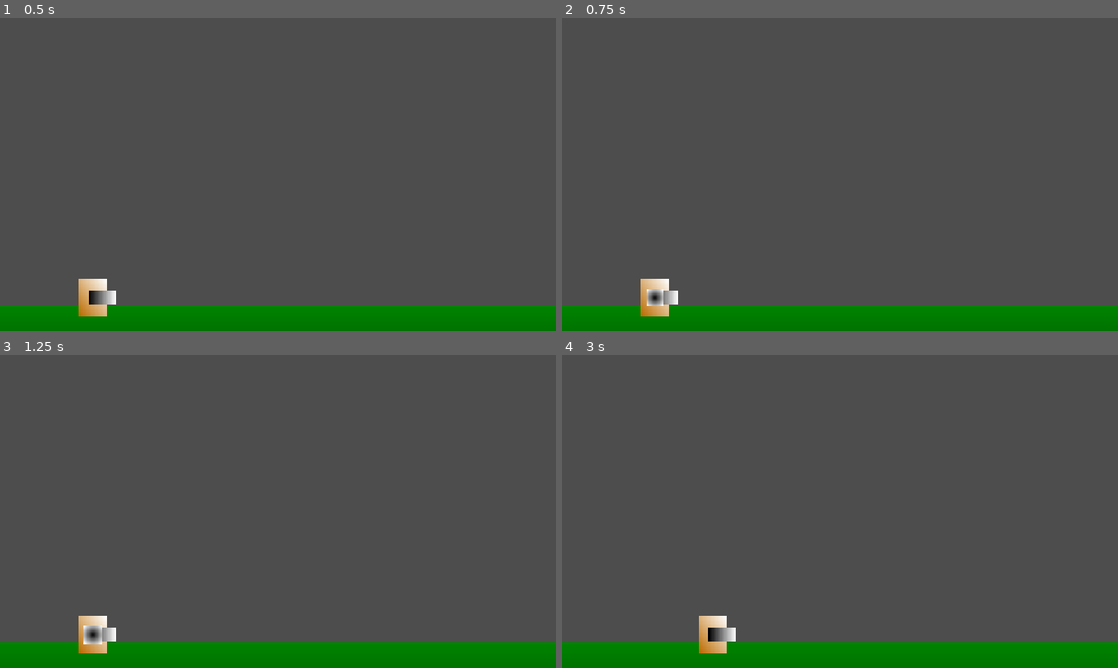
Above: before the commit, frames 1-4 (two rows, left to right).
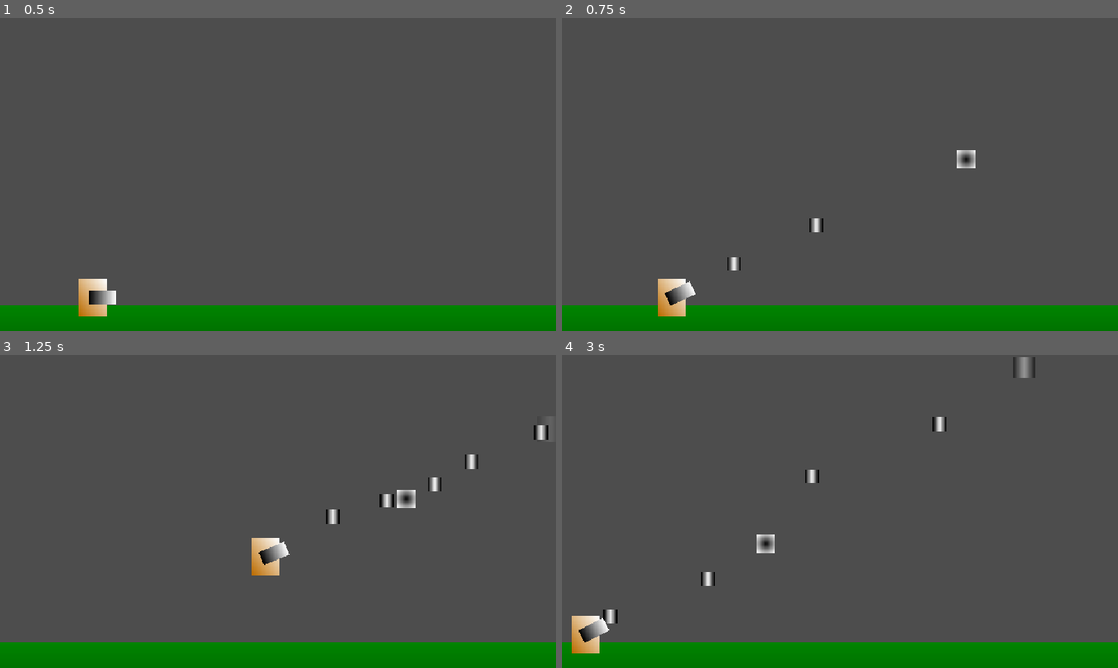
Above: after the commit, the same moments.

Repository: dranik544/explanation-overdue
Game: Godot game, scene res://scenes/main.tscn
The game is run twice, just before and just after one commit, with the same random seed, the same clock (stepped at 60 frames per second) and the same inputs.
Inputs (mouse positions are in pixels of both pictures, inside the frame that each line leads up to):
- Up to frame 1 (0.5 s): no input
- Up to frame 2 (0.75 s): tap Enter at 0.5 s; move the mouse to (962, 158) at 0.52 s; press the mouse at (962, 158) at 0.53 s; hold D (RIGHT, bound only after the commit) from 0.53 s (still down)
- Up to frame 3 (1.25 s): keep holding D (RIGHT, bound only after the commit); tap W (JUMP, bound only after the commit) at 0.77, 0.8, 1.07 s
- Up to frame 4 (3 s): release D (RIGHT, bound only after the commit) at 1.25 s; release the mouse at (962, 495) at 1.25 s; drag from (728, 527) to (812, 574) at 1.27 s; move the mouse to (895, 442) at 2.02 s; press the mouse at (895, 442) at 2.03 s; hold A (LEFT, bound only after the commit) 2.03-2.75 s; tap W (JUMP, bound only after the commit) at 2.3 s; release the mouse at (895, 442) at 2.75 s; drag from (812, 574) to (673, 464) at 2.77 s

Frame 1 is identical in both runs. In frame 2, 1.3% of the frame differs, in the area x 14-75%, y 42-96%; in frame 3, 1.9%; in frame 4, 1.9%, in the area x 1-86%, y 0-96%.

Commit message:
мультиплатформенное управление (ПК / ТЕЛЕФОН / КОНСОЛЬ)

Diff:
--- /dev/null
+++ b/inputManager.gd
@@ -0,0 +1,26 @@
+extends Node
+
+enum InputMode {
+	TOUCH,
+	KEYBOARD_MOUSE,
+	GAMEPAD
+}
+var currentMode: InputMode = InputMode.TOUCH
+
+
+func _input(event):
+	# касание или свайп экрана = тачскрин
+	if event is InputEventScreenTouch or event is InputEventScreenDrag:
+		currentMode = InputMode.TOUCH
+		print("touch mode")
+	# мышь или клавиатура = клавамышь
+	elif event is InputEventMouseButton or event is InputEventMouseMotion or event is InputEventKey:
+		currentMode = InputMode.KEYBOARD_MOUSE
+		print("keyboard/mouse mode")
+	# кнопки геймпада = консольное
+	elif event is InputEventJoypadButton or event is InputEventJoypadMotion:
+		currentMode = InputMode.GAMEPAD
+		print("gamepad mode")
+
+func getMode() -> InputMode:
+	return currentMode
--- a/project.godot
+++ b/project.godot
@@ -18,6 +18,7 @@
 [autoload]
 
 Global="*res://global.gd"
+InputManager="*res://inputManager.gd"
 
 [display]
 
@@ -25,6 +26,59 @@
 window/size/viewport_height=540
 window/stretch/mode="canvas_items"
 window/stretch/aspect="expand"
+
+[input]
+
+LEFT={
+"deadzone": 0.2,
+"events": [Object(InputEventKey,"resource_local_to_scene":false,"resource_name":"","device":-1,"window_id":0,"alt_pressed":false,"shift_pressed":false,"ctrl_pressed":false,"meta_pressed":false,"pressed":false,"keycode":0,"physical_keycode":65,"key_label":0,"unicode":97,"location":0,"echo":false,"script":null)
+, Object(InputEventKey,"resource_local_to_scene":false,"resource_name":"","device":-1,"window_id":0,"alt_pressed":false,"shift_pressed":false,"ctrl_pressed":false,"meta_pressed":false,"pressed":false,"keycode":0,"physical_keycode":4194319,"key_label":0,"unicode":0,"location":0,"echo":false,"script":null)
+, Object(InputEventJoypadMotion,"resource_local_to_scene":false,"resource_name":"","device":-1,"axis":0,"axis_value":-1.0,"script":null)
+, Object(InputEventJoypadButton,"resource_local_to_scene":false,"resource_name":"","device":-1,"button_index":13,"pressure":0.0,"pressed":true,"script":null)
+]
+}
+RIGHT={
+"deadzone": 0.2,
+"events": [Object(InputEventKey,"resource_local_to_scene":false,"resource_name":"","device":-1,"window_id":0,"alt_pressed":false,"shift_pressed":false,"ctrl_pressed":false,"meta_pressed":false,"pressed":false,"keycode":0,"physical_keycode":68,"key_label":0,"unicode":100,"location":0,"echo":false,"script":null)
+, Object(InputEventKey,"resource_local_to_scene":false,"resource_name":"","device":-1,"window_id":0,"alt_pressed":false,"shift_pressed":false,"ctrl_pressed":false,"meta_pressed":false,"pressed":false,"keycode":0,"physical_keycode":4194321,"key_label":0,"unicode":0,"location":0,"echo":false,"script":null)
+, Object(InputEventJoypadMotion,"resource_local_to_scene":false,"resource_name":"","device":-1,"axis":0,"axis_value":1.0,"script":null)
+, Object(InputEventJoypadButton,"resource_local_to_scene":false,"resource_name":"","device":-1,"button_index":14,"pressure":0.0,"pressed":true,"script":null)
+]
+}
+JUMP={
+"deadzone": 0.2,
+"events": [Object(InputEventKey,"resource_local_to_scene":false,"resource_name":"","device":-1,"window_id":0,"alt_pressed":false,"shift_pressed":false,"ctrl_pressed":false,"meta_pressed":false,"pressed":false,"keycode":0,"physical_keycode":87,"key_label":0,"unicode":119,"location":0,"echo":false,"script":null)
+, Object(InputEventKey,"resource_local_to_scene":false,"resource_name":"","device":-1,"window_id":0,"alt_pressed":false,"shift_pressed":false,"ctrl_pressed":false,"meta_pressed":false,"pressed":false,"keycode":0,"physical_keycode":4194320,"key_label":0,"unicode":0,"location":0,"echo":false,"script":null)
+, Object(InputEventKey,"resource_local_to_scene":false,"resource_name":"","device":-1,"window_id":0,"alt_pressed":false,"shift_pressed":false,"ctrl_pressed":false,"meta_pressed":false,"pressed":false,"keycode":0,"physical_keycode":32,"key_label":0,"unicode":32,"location":0,"echo":false,"script":null)
+, Object(InputEventJoypadMotion,"resource_local_to_scene":false,"resource_name":"","device":-1,"axis":1,"axis_value":-1.0,"script":null)
+, Object(InputEventJoypadButton,"resource_local_to_scene":false,"resource_name":"","device":-1,"button_index":11,"pressure":0.0,"pressed":true,"script":null)
+]
+}
+SHOOT={
+"deadzone": 0.2,
+"events": [Object(InputEventMouseButton,"resource_local_to_scene":false,"resource_name":"","device":-1,"window_id":0,"alt_pressed":false,"shift_pressed":false,"ctrl_pressed":false,"meta_pressed":false,"button_mask":1,"position":Vector2(104, 7),"global_position":Vector2(111, 44),"factor":1.0,"button_index":1,"canceled":false,"pressed":true,"double_click":false,"script":null)
+]
+}
+AIMLEFT={
+"deadzone": 0.2,
+"events": [Object(InputEventJoypadMotion,"resource_local_to_scene":false,"resource_name":"","device":-1,"axis":2,"axis_value":-1.0,"script":null)
+]
+}
+AIMRIGHT={
+"deadzone": 0.2,
+"events": [Object(InputEventJoypadMotion,"resource_local_to_scene":false,"resource_name":"","device":-1,"axis":2,"axis_value":1.0,"script":null)
+]
+}
+AIMUP={
+"deadzone": 0.2,
+"events": [Object(InputEventJoypadMotion,"resource_local_to_scene":false,"resource_name":"","device":-1,"axis":3,"axis_value":-1.0,"script":null)
+]
+}
+AIMDOWN={
+"deadzone": 0.2,
+"events": [Object(InputEventJoypadMotion,"resource_local_to_scene":false,"resource_name":"","device":-1,"axis":3,"axis_value":1.0,"script":null)
+]
+}
 
 [input_devices]
 
--- a/scenes/block_pool.gd
+++ b/scenes/block_pool.gd
@@ -10,7 +10,6 @@
 	pool = get_children()
 	for i in pool:
 		i.visible = false
-		print(i)
 
 	# запускаем спавн
 	scheduleNextSpawn()
@@ -26,7 +25,6 @@
 	pool.shuffle()
 	for i in pool:
 		if not i.visible:
-			print("spawn block")
 			# ставим за экраном
 			i.position = Vector2(
 				get_viewport_rect().size.x + 100,
--- a/scenes/player/player.gd
+++ b/scenes/player/player.gd
@@ -13,10 +13,14 @@
 var touchAimDragOffset: Vector2 = Vector2.ZERO    # финальный расчёт расположения прицела
 var lastTouchAimPos: Vector2 = Vector2.ZERO       # последнее касание части экрана для прицеливания
 
+var moveDirection: Vector2 = Vector2.ZERO         # направление ходьбы (ПК / ГЕЙМПАД)
+var aimPosition: Vector2 = Vector2.ZERO           # позиция прицела (ПК)
+var lastAimGamepadActive: bool = false            # для анимации прицела (ГЕЙМПАД)
+
 @export var maxSpeedMove: float = 300.0           # максимальная скорость передвижения игрока
 @export var jumpVelocity: float = -450.0          # сила прыжка (отрицательная — вверх)
-@export var accelerationMove: float = 20.0        # плавность начала ходьбы
-@export var deaccelerationMove: float = 40.0      # плавность конца ходьбы
+@export var accelerationMove: float = 30.0        # плавность начала ходьбы
+@export var deaccelerationMove: float = 60.0      # плавность конца ходьбы
 @export var enableMaxDistanceAim: bool = true     # включить ограничения прицела по растоянию
 @export var maxDistanceAim: float = 75.0          # ограничения прицела по растоянию
 @export var pool: Node2D                          # внешний пул проджектайлов
@@ -28,26 +32,83 @@
 	aimSprite.visible = false
 
 func _physics_process(delta: float) -> void:
-	# расчёт силы ходьбы и плавности
-	var targetVelocityX: float = clampf(touchMoveDragOffset.x, -maxSpeedMove, maxSpeedMove) if touchMoveActive else 0.0
-	var accelMove: float = accelerationMove if targetVelocityX != 0.0 else deaccelerationMove
-
-	# плавное движение игрока
-	velocity.x = move_toward(velocity.x, targetVelocityX, accelMove)
-
-	# если касание для прицела активно, то срабатывает перемещение на позиции, иначе скрытие
-	if touchAimActive:
-		aimSprite.position = touchAimDragOffset
-		shoot()
-
-	# гравитация и проверка касания пола
+	InputManagement()
+
 	if not is_on_floor():
 		velocity += get_gravity() * delta
 
-	# перемещение игрока
 	move_and_slide()
 
+func InputManagement():
+	# заготовка для нужного Velocity по X оси
+	var targetVelocityX: float = 0.0
+	if InputManager.getMode() == InputManager.InputMode.TOUCH:
+		# если тачмод:
+		targetVelocityX = clampf(touchMoveDragOffset.x, -maxSpeedMove, maxSpeedMove) if touchMoveActive else 0.0
+	else:
+		# если клавамышь или геймпад:
+		moveDirection = Input.get_vector("LEFT", "RIGHT", "ui_up", "ui_down")
+		targetVelocityX = moveDirection.x * maxSpeedMove
+
+	# плавное движение
+	var accelMove: float = accelerationMove if targetVelocityX != 0.0 else deaccelerationMove
+	velocity.x = move_toward(velocity.x, targetVelocityX, accelMove)
+
+	# прицеливание
+	if InputManager.getMode() == InputManager.InputMode.TOUCH:
+		if touchAimActive:
+			aimSprite.position = touchAimDragOffset
+	else:
+		# на клавамыши прицел гуляет свободно
+		if InputManager.getMode() == InputManager.InputMode.KEYBOARD_MOUSE:
+			aimPosition = get_global_mouse_position() - global_position
+		# на геймпаде по правому стику
+		else:
+			var aimX = Input.get_axis("AIMLEFT", "AIMRIGHT")
+			var aimY = Input.get_axis("AIMUP", "AIMDOWN")
+			aimPosition = Vector2(aimX, aimY) * maxDistanceAim
+
+			# определяем, было ли последнее действие правого стика геймпада
+			# тем же, если нет то запускаем анимацию прицела
+			var aimGamepadActive: bool = true if aimPosition != Vector2.ZERO else false
+			if lastAimGamepadActive != aimGamepadActive:
+				if aimGamepadActive:
+					aimFrontAnimationTween()
+				else:
+					aimBackAnimationTween()
+			lastAimGamepadActive = aimGamepadActive
+
+			# ограничиваем максимальную дистанцию прицела
+			if aimPosition.length() > maxDistanceAim:
+				aimPosition = aimPosition.normalized() * maxDistanceAim
+
+		# обновляем спрайт прицела и направление оружия
+		aimSprite.position = aimPosition
+		aimSprite.visible = true
+		weapon.rotation = aimPosition.angle()
+
+	# прыжок
+	if InputManager.getMode() != InputManager.InputMode.TOUCH:
+		if Input.is_action_pressed("JUMP") and is_on_floor():
+			velocity.y = jumpVelocity
+
+	# стрельба
+	if InputManager.getMode() == InputManager.InputMode.TOUCH:
+		# автоматическая стрельба при касании
+		if touchAimActive:
+			shoot()
+	elif InputManager.getMode() == InputManager.InputMode.KEYBOARD_MOUSE:
+		# на пк ТОЛЬКО если нажата клавиша выстрела
+		if Input.is_action_pressed("SHOOT"):
+			shoot()
+	elif InputManager.getMode() == InputManager.InputMode.GAMEPAD:
+		# на геймпаде сразу хуярим
+		if aimPosition != Vector2.ZERO:
+			shoot()
+
 func _input(event: InputEvent) -> void:
+	# если стоит не мобильный режим, то не отслеживаем касания экрана для мобильных
+	if InputManager.getMode() != InputManager.InputMode.TOUCH: return
 	# если игрок как-то касается экрана
 	if event is InputEventScreenTouch or event is InputEventScreenDrag:
 		if event.position.x < get_viewport_rect().size.x / 2: # если касание экрана было в левой части
@@ -104,21 +165,19 @@
 
 # выстрел
 func shoot():
-	# если таймер ещё не закончил, то возвращаемся обратно
 	if !projectileTimer.is_stopped(): return
-	if !touchAimActive or touchAimDragOffset.length() <= maxDistanceAim / 10: return
-
-	# создаём и активируем проджектайл
+
+	var direction: Vector2
+	if InputManager.getMode() == InputManager.InputMode.TOUCH:
+		if not touchAimActive or touchAimDragOffset.length() <= maxDistanceAim / 10:
+			return
+		direction = touchAimDragOffset.normalized()
+	else:
+		direction = aimPosition.normalized()
+
 	var projectile: Area2D = pool.getProjectile()
-	projectile.activate(global_position, touchAimDragOffset.normalized())
-
-	# НЕАКТИВНО # отдача игрока от проджектайла, ТОЛЬКО если он в воздухе
-	# if !is_on_floor(): velocity -= touchAimDragOffset.normalized() * projectile.recoilForce
-
-	# отдача игрока от проджектайла
-	velocity -= touchAimDragOffset.normalized() * projectile.recoilForce
-
-	# стартуем таймер, дабы избежать спама проджектайлами
+	projectile.activate(global_position, direction)
+	velocity -= direction * projectile.recoilForce
 	projectileTimer.start()
 
 func aimBackAnimationTween():
--- a/scenes/projectiles/blaster_projectile_1.tscn
+++ b/scenes/projectiles/blaster_projectile_1.tscn
@@ -18,6 +18,7 @@
 collision_layer = 8
 collision_mask = 5
 script = ExtResource("1_xbdbr")
+speed = 700.0
 
 [node name="CollisionShape2D" type="CollisionShape2D" parent="."]
 shape = SubResource("CircleShape2D_1qius")
Not shown, added: inputManager.gd.uid
